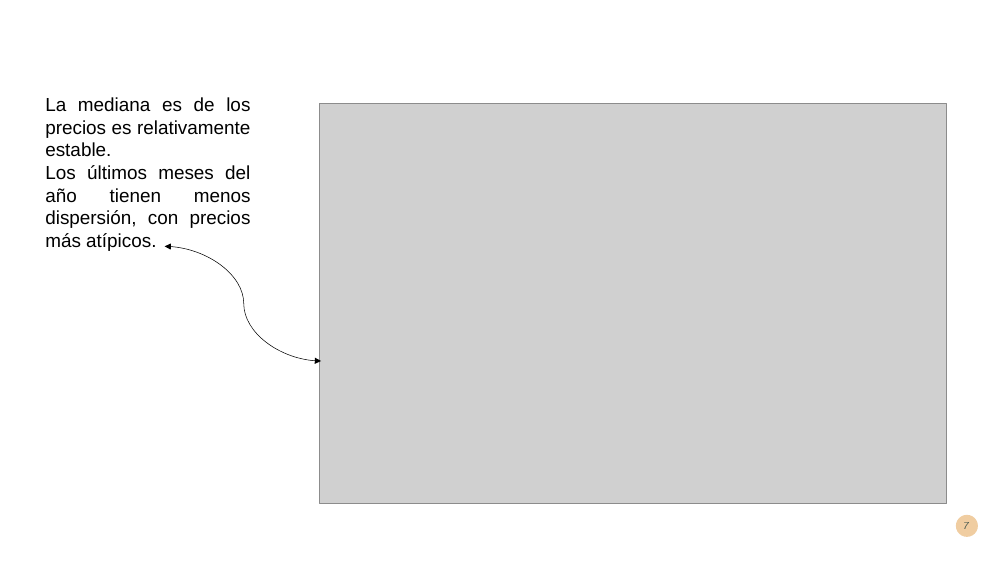
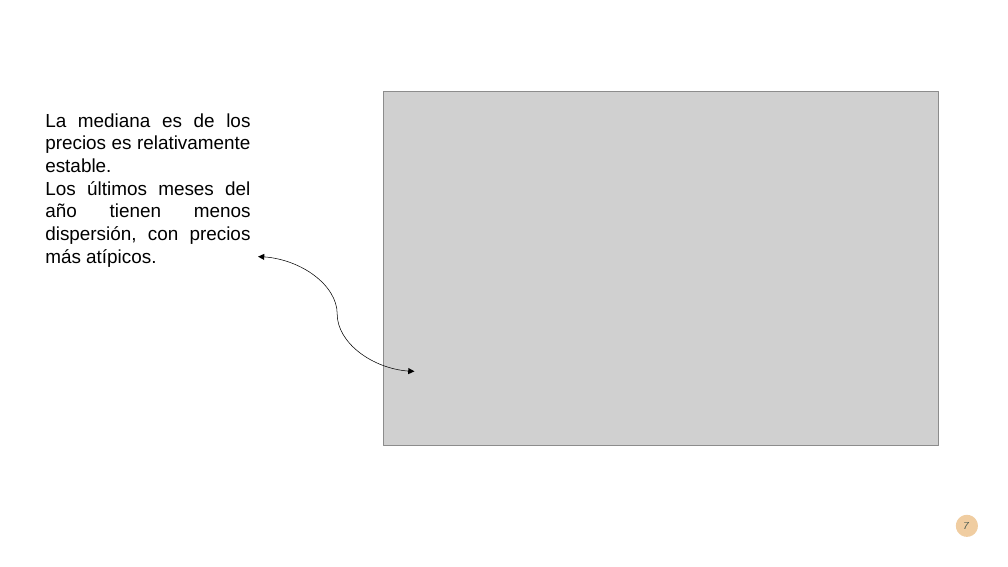
Before and after one commit to AlbrtttoTorres/EDA_Airbnb_Barcelona_Madrid_Sevilla, a slide deck: slide 7 of Presentación.pptx. Drawn at 1008x567 pixels with LibreOffice and Linux fonts; fonts in the diff are those of the drawing; grey boxes stand for pictures. Boxes give left, top, right and bottom in pixels: in the first picture for what was removed or moved away, otherwise in the second. Text is boxed around its words. In the diff, an @@ line names an element or a change of style, - is before the commit and + after.

```diff
--- a/Presentación.pptx
+++ b/Presentación.pptx
@@ text "La mediana es de los ...": place and size @@
-text "La mediana es de los ..." at [45, 97, 251, 251]
+text "La mediana es de los ..." at [45, 113, 251, 267]
@@ picture: place and size @@
-picture at [320, 104, 948, 504]
+picture at [383, 91, 939, 446]
@@ curved double arrow moved from (165, 247) - (321, 361) to (258, 257) - (414, 371) @@
```
Also in this commit, not shown: 5 other slides changed, 1 slide added, 2 slides removed, 1 other file.
